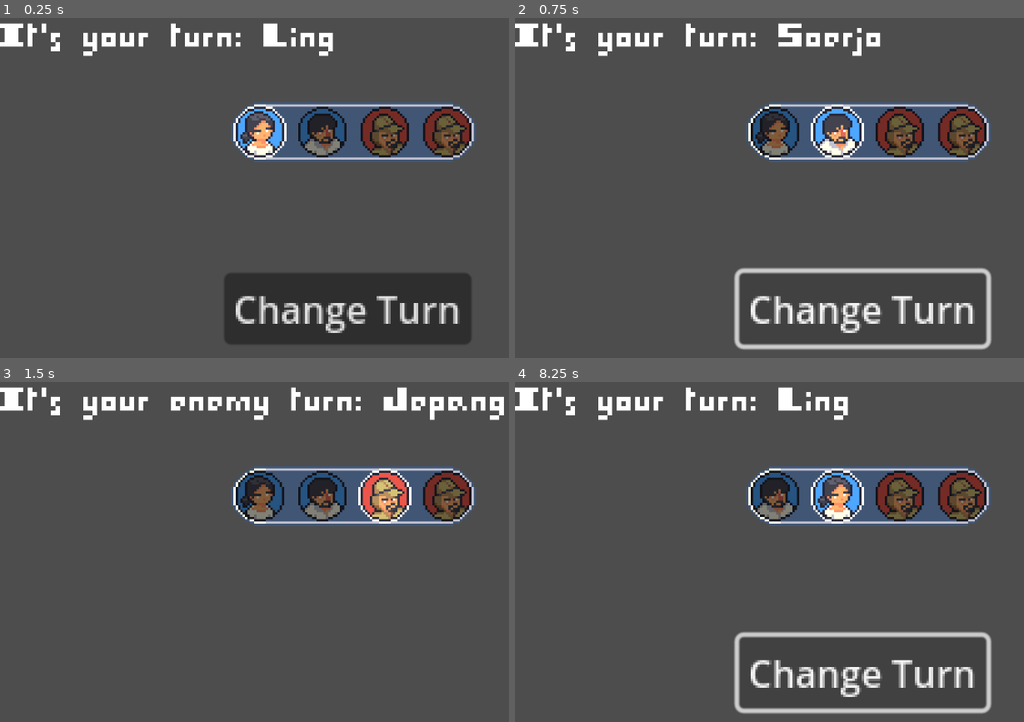
Above: before the commit, frames 1-4 (two rows, left to right).
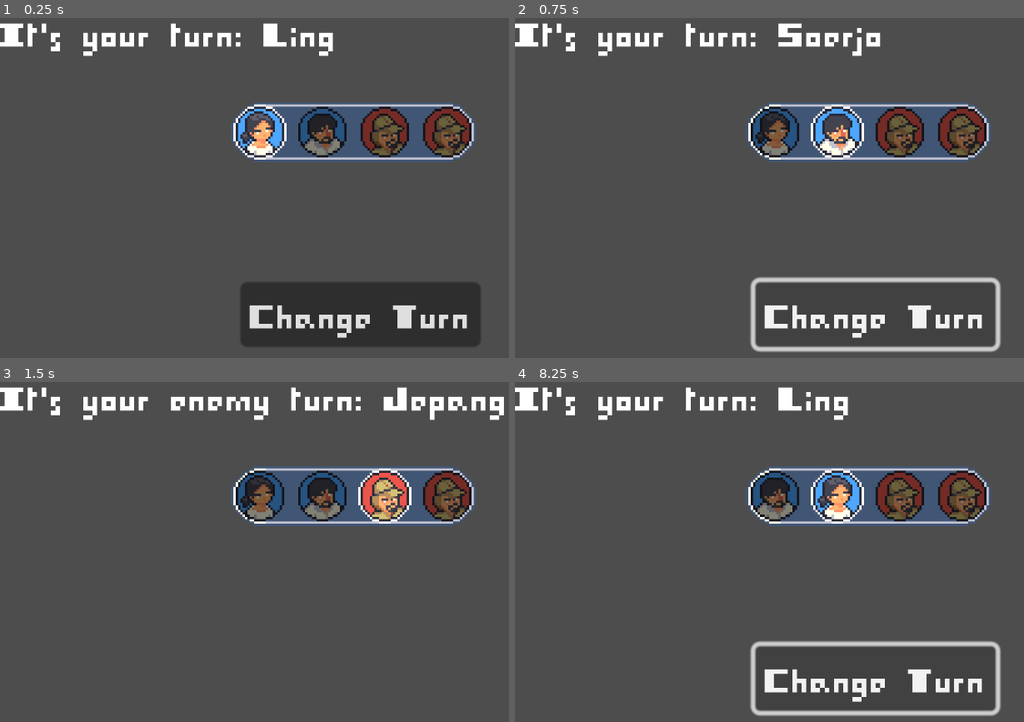
Above: after the commit, the same moments.

Repository: edenbayu/PerangSurabaya
Game: Godot game, scene res://Scene/TurnManager.tscn
Same seed, same stepped clock (60 frames per second), same inputs: the game is played once before the commit and once after it.
Inputs (mouse positions are in pixels of both pictures, inside the frame that each line leads up to):
- Up to frame 1 (0.25 s): no input
- Up to frame 2 (0.75 s): click "Change Turn" at 0.5 s
- Up to frame 3 (1.5 s): click "Change Turn" at 1.25 s
- Up to frame 4 (8.25 s): tap Enter at 2, 3.5, 5 s; move the mouse to (993, 541) at 2.02 s; press the mouse at (993, 541) at 2.03 s; tap Space at 2.75, 4.25, 5.75 s; move the mouse to (713, 579) at 2.77 s; release the mouse at (713, 579) at 2.78 s; click (713, 579) at 2.85 s; move the mouse to (912, 477) at 3.52 s; press the mouse at (912, 477) at 3.53 s; move the mouse to (815, 637) at 4.27 s; release the mouse at (815, 637) at 4.28 s; click (815, 637) at 4.35 s; move the mouse to (outside the picture) at 5.02 s; press the mouse at (outside the picture) at 5.03 s; move the mouse to (647, 504) at 5.77 s; release the mouse at (647, 504) at 5.78 s; click (647, 504) at 5.85 s; move the mouse to (881, 562) at 6.52 s; press the mouse at (881, 562) at 6.53 s; move the mouse to (749, 467) at 7.27 s; release the mouse at (749, 467) at 7.28 s; click (749, 467) at 7.35 s; click "Change Turn" at 8 s

The runs differ from the first frame. In frame 1, 4.3% of the frame differs, in the area x 44-95%, y 75-97%; in frame 2, 6.1%, in the area x 43-96%, y 73-99%; in frame 3, nothing differs; in frame 4, 6.1%.

Commit message:
update style TurnManager

Diff:
--- a/TurnBased_Mechanism/Scene/TurnManager.tscn
+++ b/TurnBased_Mechanism/Scene/TurnManager.tscn
@@ -40,11 +40,13 @@
 offset_bottom = 679.0
 
 [node name="Button" type="Button" parent="Control"]
+texture_filter = 1
 layout_mode = 0
-offset_left = 256.0
-offset_top = 82.0
-offset_right = 363.0
-offset_bottom = 113.0
+offset_left = 263.0
+offset_top = 86.0
+offset_right = 367.0
+offset_bottom = 114.0
+theme_override_fonts/font = ExtResource("6_bg42s")
 text = "Change Turn"
 icon_alignment = 1
 
@@ -61,6 +63,7 @@
 theme_override_fonts/font = ExtResource("6_bg42s")
 
 [node name="TurnContainer" type="TextureRect" parent="Control"]
+texture_filter = 1
 layout_mode = 2
 offset_left = 259.0
 offset_top = 8.0
